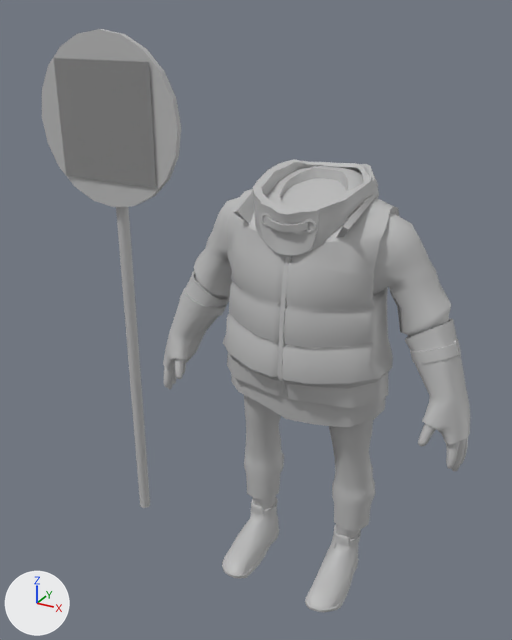
The FBX model Assets/Models/a_myth.fbx, before and after one commit.
Camera for both pictures: a 50 mm camera at (1.04, -2.32, 2.26) aimed at (-0.25, 0.03, 1.09). The lights are fixed; the arrows at lower left show +X, +Y and +Z. Where no turn or scale is listed for an object, it has been applied to the vertices.

The older version as bpy lines, for what is in view:
```python
me_mesh = bpy.data.meshes.new('Mesh')
me_mesh.from_pydata(...)  # 3830 vertices, 3495 faces; spans x -0.66..0.66, y -0.3..0.29, z 0.0..1.73
me_mesh.materials.append(mat_lambert1)  # grey #bcbcbc
me_mesh_001 = bpy.data.meshes.new('Mesh.001')
me_mesh_001.from_pydata([(-1.122, -0.068, 1.61), (-0.652, -0.068, 1.61), (-1.122, -0.068, 2.08), (-0.652, -0.068, 2.08)], [], [(0, 1, 3, 2)])
me_mesh_001.materials.append(mat_lambert1)  # grey #bcbcbc
me_mesh_002 = bpy.data.meshes.new('Mesh.002')
me_mesh_002.from_pydata(...)  # 120 vertices, 161 faces; spans x -1.23..-0.54, y -0.06..0.03, z -0.07..2.19
me_mesh_002.materials.append(mat_lambert1)  # grey #bcbcbc
ob_myth_body = bpy.data.objects.new('myth_body', me_mesh)
ob_myth_body.location = (0.0, 0.0, 0.0)
ob_weapon_pole = bpy.data.objects.new('weapon_pole', me_mesh_002)
ob_weapon_pole.location = (0.0, 0.0, 0.0)
ob_weapon_sign = bpy.data.objects.new('weapon_sign', me_mesh_001)
ob_weapon_sign.location = (0.0, 0.0, 0.0)
```
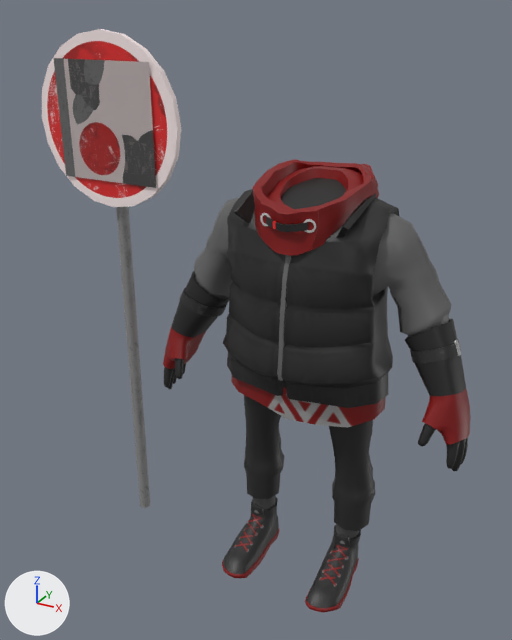
What differs and where, as boxes [x1, y1, x2, y2] in the pictures (512 x 640 px):
'myth_body', recoloured (grey to black)
    both: [163, 159, 471, 612]
'weapon_pole', recoloured
    both: [42, 29, 181, 508]
'weapon_sign', recoloured
    both: [54, 58, 156, 188]

What changed in the scene script:
```text
Add img_myth_wep_base_png:
    img_myth_wep_base_png = load_image('Myth_Wep_BASE.png', '../Materials/Enemies/Myth/Myth_Wep_BASE.png', 1024, 1024, 'sRGB')
Add img_myth_base_png:
    img_myth_base_png = load_image('Myth_BASE.png', '../Materials/Enemies/Myth/Myth_BASE.png', 2048, 2048, 'sRGB')
Add mat_weapon_tex:
    mat_weapon_tex = principled_material('weapon_TEX')
    mat_weapon_tex.texture = img_myth_wep_base_png
Add mat_myth_tex:
    mat_myth_tex = principled_material('myth_TEX')
    mat_myth_tex.texture = img_myth_base_png
Change me_mesh_002:
    where me_mesh_002.from_pydata(...)  # 120 vertices, 161 faces; spans x -1.23..-0.54, y -0.06..0.03, z -0.07..2.19
    remove me_mesh_002.materials.append(mat_lambert1)  # grey #bcbcbc
    add me_mesh_002.materials.append(mat_weapon_tex)  # picture img_myth_wep_base_png
Change me_mesh:
    where me_mesh.from_pydata(...)  # 3830 vertices, 3495 faces; spans x -0.66..0.66, y -0.3..0.29, z 0.0..1.73
    remove me_mesh.materials.append(mat_lambert1)  # grey #bcbcbc
    add me_mesh.materials.append(mat_myth_tex)  # picture img_myth_base_png
Change me_mesh_001:
    where me_mesh_001.from_pydata(...)  # 4 vertices, 1 face; spans x -1.122..-0.652, y -0.068, z 1.61..2.08
    remove me_mesh_001.materials.append(mat_lambert1)  # grey #bcbcbc
    add me_mesh_001.materials.append(mat_weapon_tex)  # picture img_myth_wep_base_png
```
